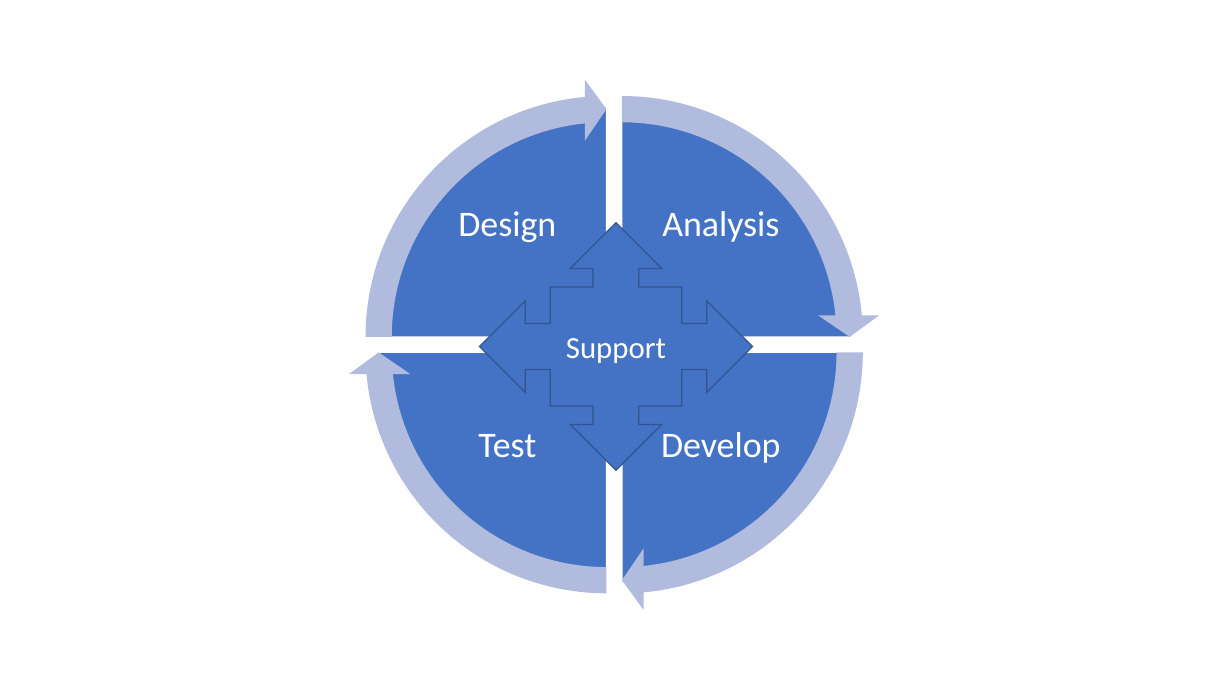
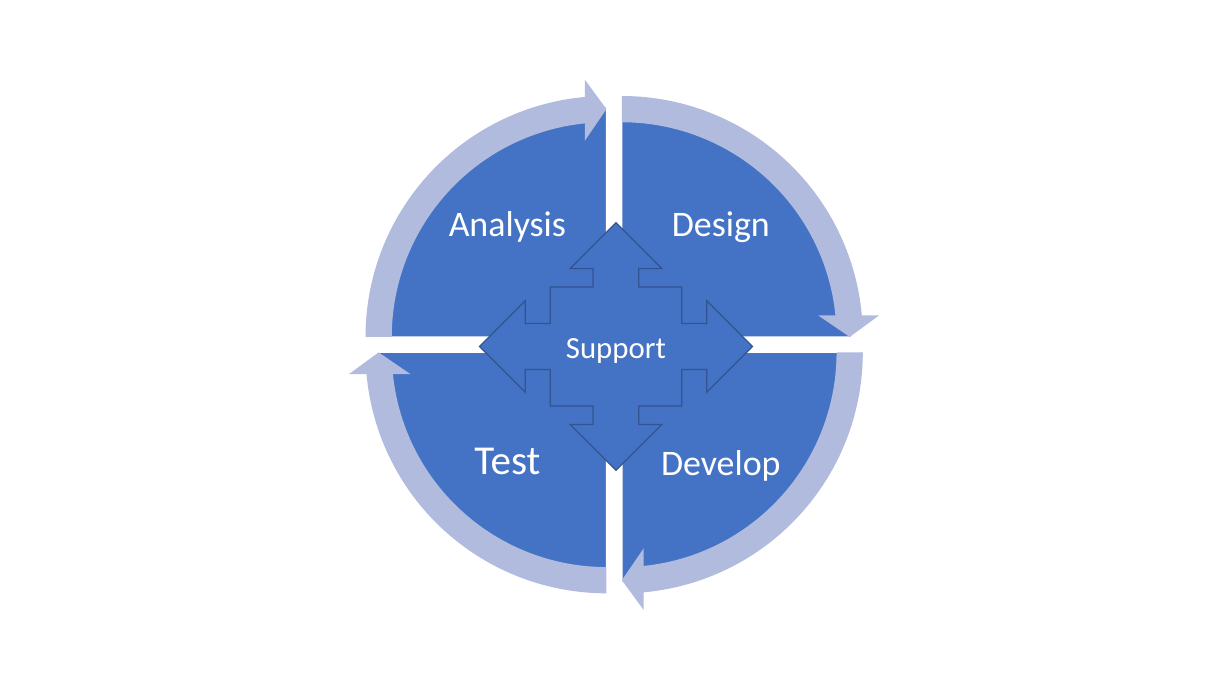
Before and after one commit to migueLoureiro/migueLoureiro.github.io, a slide deck: slide 1 of img/graphs/DevCycle.pptx. Drawn at 1232x693 pixels with LibreOffice and Linux fonts; fonts in the diff are those of the drawing. Boxes give left, top, right and bottom in pixels: in the first picture for what was removed or moved away, otherwise in the second. Text is boxed around its words. In the diff, an @@ line names an element or a change of style, - is before the commit and + after.

```diff
--- a/img/graphs/DevCycle.pptx
+++ b/img/graphs/DevCycle.pptx
@@ text "Analysis": place and size @@
-text "Analysis" at (662,211,779,242)
+text "Analysis" at (449,211,566,242)
@@ text "Design": place and size @@
-text "Design" at (458,211,556,242)
+text "Design" at (672,211,770,242)
@@ text "Test" at (474,447,540,475): size 28 to 32 pt; more space between paragraphs; vertical alignment middle to bottom @@
@@ text "Develop" at (661,450,780,481): vertical alignment middle to bottom @@
```
Also in this commit, not shown: 2 other files.
